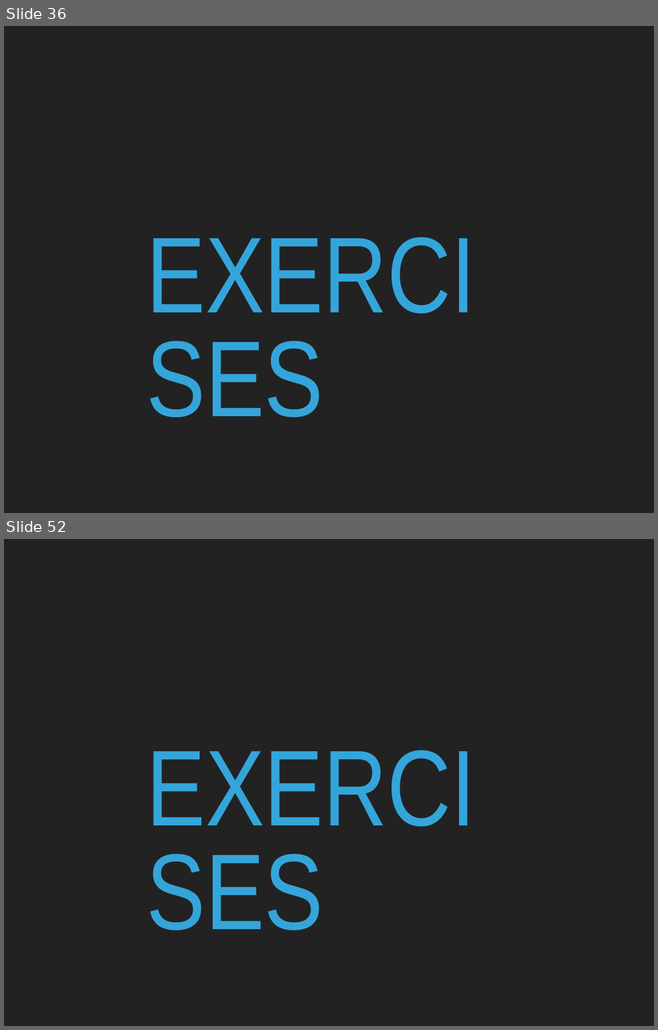
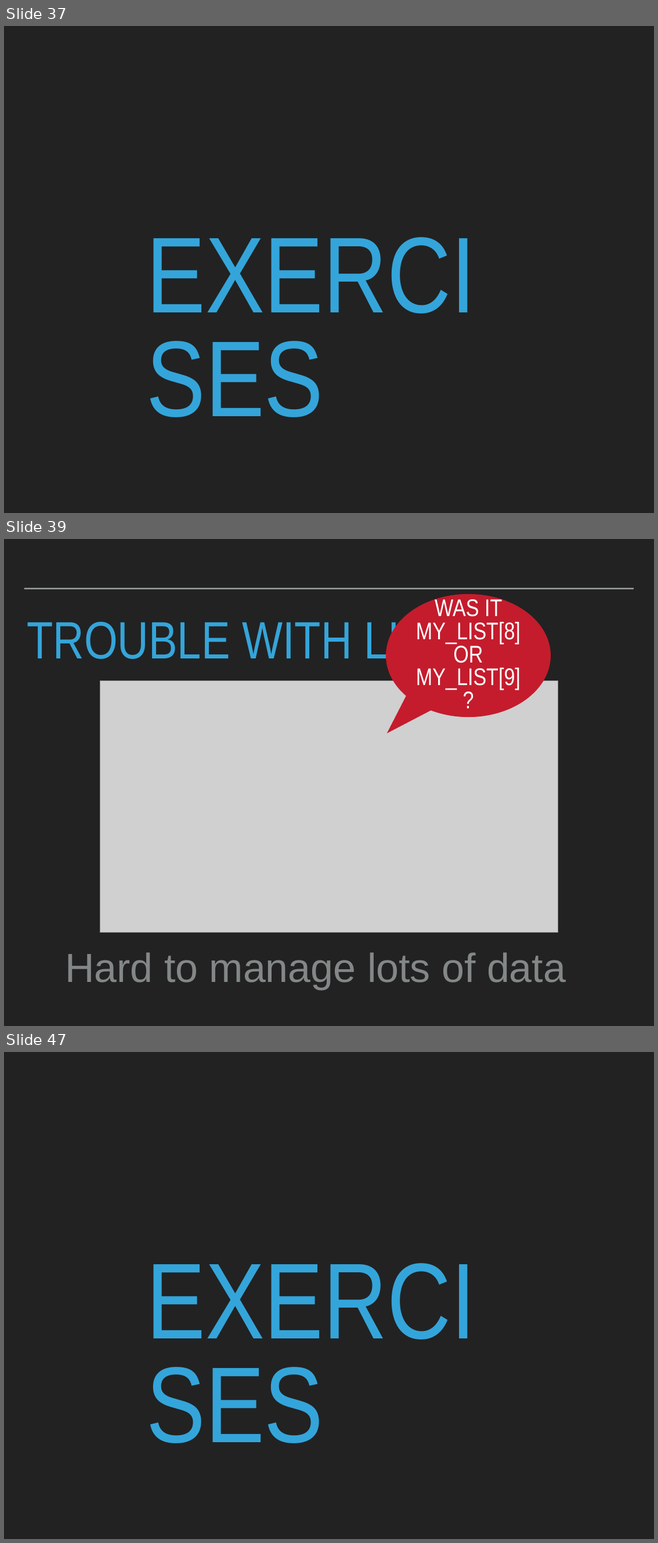
Before and after one commit to robcarrington/PythonInADay, a slide deck: Session2_Slides.pptx. Shown one above the other, each under a label of ours: slides 36 and 52 before the commit, slides 37, 39 and 47 after it; the slides between them are not shown. The pictures are 658x1030 and 658x1543 pixels, drawn with LibreOffice and Linux fonts; fonts in the diff are those of the drawing; grey boxes stand for pictures. Boxes give left, top, right and bottom in pixels: in the first picture for what was removed or moved away, otherwise in the second. Text is boxed around its words. In the diff, an @@ line names an element or a change of style, - is before the commit and + after.

```diff
--- a/Session2_Slides.pptx
+++ b/Session2_Slides.pptx
@@ slide 39 added at [4, 539, 654, 1026], background #222222 @@
@@ line added from (24, 589) to (633, 589), #A6AAA9 2 pt @@
@@ speech bubble added at [386, 594, 551, 717], fill #C41C2D, 38 pt, text #FFFFFF @@
+WAS IT MY_LIST[8] OR MY_LIST[9]?
@@ title added at [27, 616, 483, 668], 82.8 pt, text #34A5DA @@
+TROUBLE WITH LISTS
@@ picture added at [100, 681, 558, 932] @@
@@ text added at [65, 953, 565, 990], 64 pt, text #838787 @@
+Hard to manage lots of data
@@ what was slide 36 is now slide 37 @@
@@ what was slide 52 is now slide 47 @@
```
Also in this commit, not shown: 22 other slides added, 56 slides removed, 2 other files.
